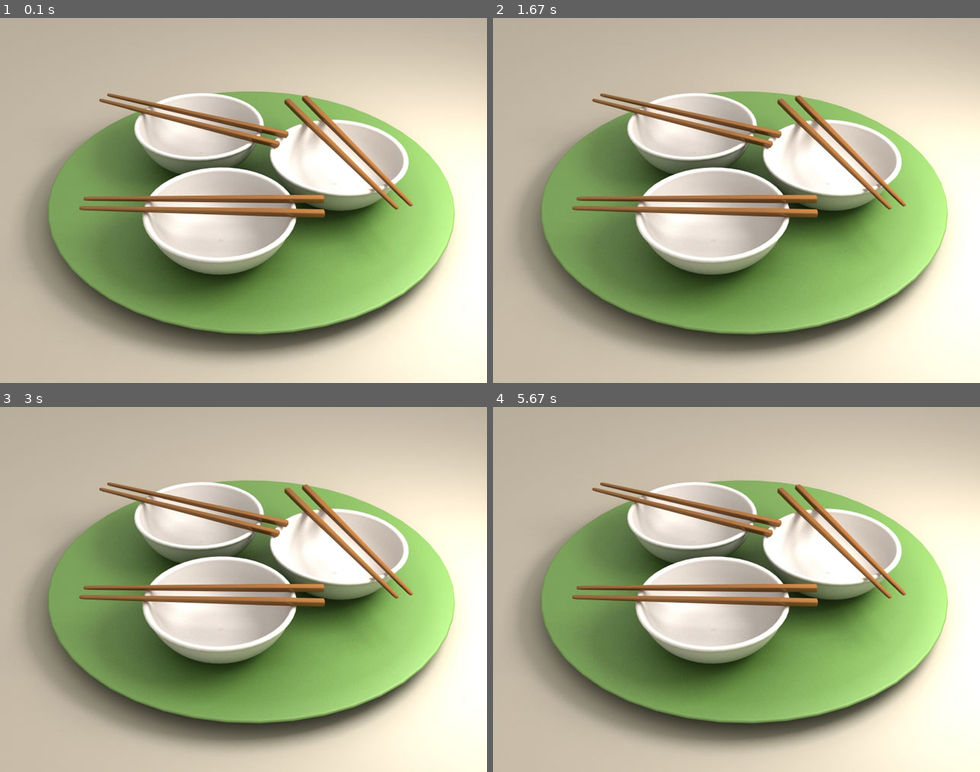
Above: before the commit, frames 1-4 (two rows, left to right).
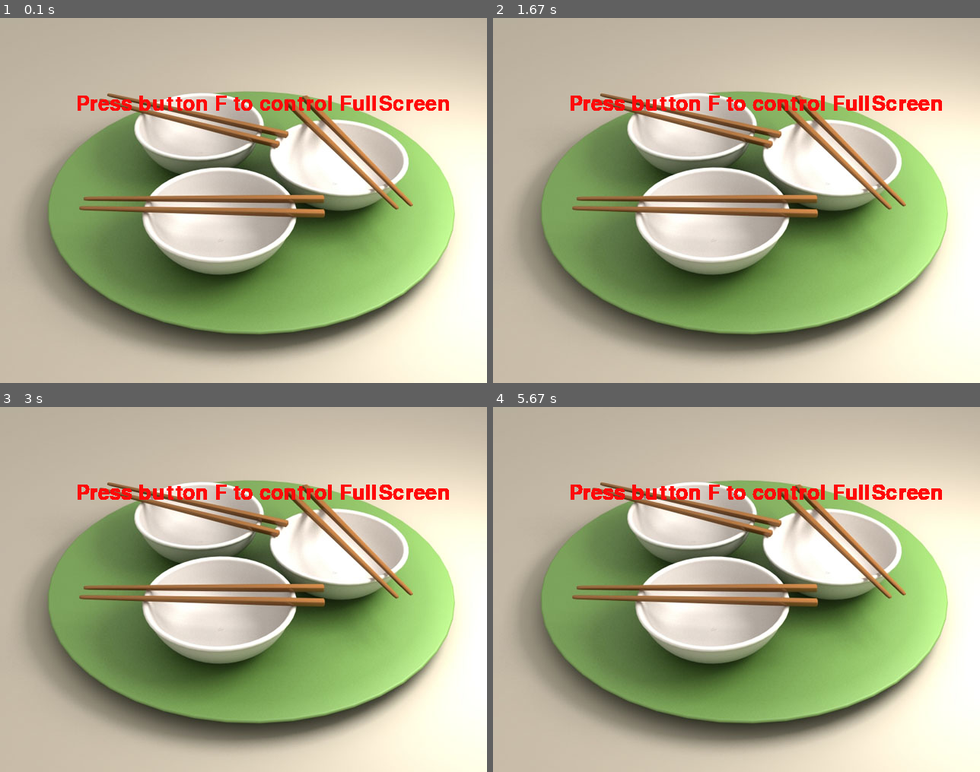
Above: after the commit, the same moments.

Repository: jellier/forPython2.7
Game: pygame game, started from TestDisplay.py
Two runs of this game, one before a commit and one after it. Both use one fixed random seed, a clock stepped at 60 frames per second and the inputs below.
Inputs:
- Up to frame 1 (0.1 s): no input
- Up to frame 2 (1.67 s): tap F at 0.33, 0.73, 1.03, 1.23, 1.57 s
- Up to frame 3 (3 s): tap F at 1.87, 2.07, 2.37, 2.63, 2.97 s; tap Space at 2.15 s
- Up to frame 4 (5.67 s): tap F at 3.27, 3.4, 3.8, 4.1, 4.47, 4.87, 5.17, 5.37 s; tap Space at 3.48, 4.95 s

The runs differ from the first frame. In frame 1, 1.4% of the frame differs, in the area x 15-93%, y 21-26%; in frame 2, 1.5%; in frame 3, 1.5%; in frame 4, 1.5%.

Commit message:
draw_color关于生成图像

Diff:
--- /dev/null
+++ b/Draw_colors.py
@@ -0,0 +1,93 @@
+# coding=utf-8
+import pygame
+from pygame.locals import *
+from sys import exit
+
+pygame.init()
+screen = pygame.display.set_mode((640, 480))
+
+# ===========生成一个所有颜色组合的图片 start============
+# # Surface 是Pygame 中用于表示图像的对象 Surface((width, height), flags=0, depth=0, masks=None)
+# all_colors = pygame.Surface((4096, 4096), depth=24)
+# # xrange() 函数用法与 range 完全相同，所不同的是生成的不是一个数组，而是一个生成器
+# for r in xrange(256):
+#     print r + 1, "out of 256"
+#     # & 按位与运算符：参与运算的两个值,如果两个相应位都为1,则该位的结果为1,否则为0
+#     x = (r & 15) * 256
+#     # >> 左移动运算符：运算数的各二进位全部左移若干位，由 << 右边的数字指定了移动的位数，高位丢弃，低位补0。
+#     y = (r >> 4) * 256
+#     for g in xrange(256):
+#         for b in xrange(256):
+#             # pygame.Surface.set_at()  —  设置一个像素的颜色值
+#             all_colors.set_at((x + g, y + b), (r, g, b))
+# pygame.image.save(all_colors, "allcolors.bmp")
+
+# ===========生成一个所有颜色组合的图片 end=========
+
+# =========三原色控制器 start=================
+
+
+# step1.画红、绿、蓝三个色块
+def creat_colorScale(height):
+    screen_width = screen.get_size()[0]
+    # ?
+    red_scale_surface = pygame.surface.Surface((screen_width, height))
+    green_scale_surface = pygame.surface.Surface((screen_width, height))
+    blue_scale_surface = pygame.surface.Surface((screen_width, height))
+    for x in range(screen_width):
+        # x 的值是从0-639，screen_width=640,在正常的数学计算中 x/640=0.***
+        # 但python中，两个整数相除会得到不带余数的整数，则0/640=0，所以要将其中一个数作为小数输入640.0
+        c = int((x / float(screen_width)) * 255.0)
+        # print ('x is %s, x/screen_width is %s'%(x, x/640.0))
+        red = (c, 0, 0)
+        green = (0, c, 0)
+        blue = (0, 0, c)
+
+        # pygame.Rect(left, top, width, height)
+        line_rect = Rect(x, 0, 1, height)
+
+        # pygame.draw.rect(surface, color, rect)
+        # ---- surface (Surface) -- surface to draw on
+        # ---- rect (Rect) -- rectangle to draw, position and dimensions
+        pygame.draw.rect(red_scale_surface, red, line_rect)
+        pygame.draw.rect(green_scale_surface, green, line_rect)
+        pygame.draw.rect(blue_scale_surface, blue, line_rect)
+    return red_scale_surface, green_scale_surface, blue_scale_surface
+
+
+# step2. 初始化常量
+red_scale, green_scale, blue_scale = creat_colorScale(80)
+color = [127, 127, 127]
+
+
+# step3. 画图
+while True:
+    for event in pygame.event.get():
+        if event.type == QUIT:
+            exit()
+
+    # step3.1 将画好的矩形显示在屏幕上
+    screen.fill((0, 0, 0))
+    screen.blit(red_scale, (0, 0))
+    screen.blit(green_scale, (0, 80))
+    screen.blit(blue_scale, (0, 160))
+    # 画下方色块，tuple() 函数将列表转换为元组
+    pygame.draw.rect(screen, tuple(color), (0, 240, 640, 240))
+
+    # step3.2 画颜色控制按钮
+    for component in range(3):
+        print((color[component] / 255.) * 639)
+        pos = (int((color[component] / 255.) * 639), component * 80 + 40)
+        pygame.draw.circle(screen, (255, 255, 255), pos, 20)
+
+    # step3.3 鼠标按下时，通过全局变量color更新下方色块颜色及标题
+    x, y = pygame.mouse.get_pos()
+    if pygame.mouse.get_pressed()[0]:
+        for component in range(3):
+            if y > component * 80 and y < (component + 1) * 80:
+                color[component] = int((x / 639.) * 255.)
+        pygame.display.set_caption("PyGame Color Test - " + str(tuple(color)))
+
+    pygame.display.update()
+
+# =========三原色控制器 end=================
--- /dev/null
+++ b/Draw_colors2.py
@@ -0,0 +1,42 @@
+#!/usr/bin/env python
+
+import pygame
+from pygame.locals import *
+from sys import exit
+
+pygame.init()
+screen = pygame.display.set_mode((640, 480), 0, 32)
+
+color1 = (221, 99, 20)
+color2 = (96, 130, 51)
+factor = 0.
+
+def blend_color(color1, color2, blend_factor):
+    r1, g1, b1 = color1
+    r2, g2, b2 = color2
+    r = r1 + (r2 - r1) * blend_factor
+    g = g1 + (g2 - g1) * blend_factor
+    b = b1 + (b2 - b1) * blend_factor
+    return int(r), int(g), int(b)
+
+while True:
+
+    for event in pygame.event.get():
+        if event.type == QUIT:
+            exit()
+
+    screen.fill((255,255,255))
+
+    tri = [ (0, 120), (639, 100), (639, 140) ]
+    pygame.draw.polygon(screen, (0, 255, 0), tri)
+    pygame.draw.circle(screen, (0, 0, 0), (int(factor * 639.0), 120), 10)
+
+    x, y = pygame.mouse.get_pos()
+    if pygame.mouse.get_pressed()[0]:
+        factor = x / 639.0
+        pygame.display.set_caption("Pygame Color Blend Test - %.3f" % factor)
+
+    color = blend_color(color1, color2 , factor)
+    pygame.draw.rect(screen, color, (0, 240, 640, 240))
+
+    pygame.display.update()
--- a/TestDisplay.py
+++ b/TestDisplay.py
@@ -1,4 +1,5 @@
 # coding=utf-8
+# 关于pygame.display的使用，如全屏和缩放
 import pygame
 from pygame.locals import *
 from sys import exit
@@ -8,41 +9,53 @@
 # 可以用如下代码获得您的机器支持的显示模式：
 print(pygame.display.list_modes())
 
-background_img = 'data/sushiplate.jpg'
+try:
+    background_img = 'data/sushiplate.jpg'
+    screen = pygame.display.set_mode([640, 480], RESIZABLE, 32)
+    background = pygame.image.load(background_img).convert()
 
-screen = pygame.display.set_mode([640, 480], RESIZABLE, 32)
-background = pygame.image.load(background_img).convert()
+    Fullscreen = False
+
+    while True:
+        for event in pygame.event.get():
+            if event.type == QUIT:
+                exit()
+            # 全屏
+            if event.type == KEYDOWN:
+                if event.key == K_f:
+                    Fullscreen = not Fullscreen
+                    if Fullscreen:
+                        screen = pygame.display.set_mode(
+                            [640, 480], FULLSCREEN, 32)
+                    else:
+                        screen = pygame.display.set_mode([640, 480], 0, 32)
+
+            # 窗口缩放
+            if event.type == VIDEORESIZE:
+                SCREEN_SIZE = event.size
+                screen = pygame.display.set_mode(SCREEN_SIZE, RESIZABLE)
+                screen_width, screen_height = SCREEN_SIZE
+                # 图片重新铺满窗口
+                for y in range(0, screen_height, background.get_height()):
+                    for x in range(0, screen_width, background.get_width()):
+                        screen.blit(background, (x, y))
+
+            # 将提示文字写到屏幕上
+            font = pygame.font.Font(None, 40)
+            text = font.render("Press button F to control FullScreen", 1, (255, 10, 10))
+            background.blit(text, (100, 100))
+
+            screen.blit(background, (0, 0))
+
+        pygame.display.update()
+
+except pygame.error as e:
+    print("%s"%e)
+    exit()
 
 
-Fullscreen = False
 
-while True:
-    for event in pygame.event.get():
-        if event.type == QUIT:
-            exit()
-        # 全屏
-        if event.type == KEYDOWN:
-            if event.key == K_f:
-                Fullscreen = not Fullscreen
-                if Fullscreen:
-                    screen = pygame.display.set_mode(
-                        [640, 480], FULLSCREEN, 32)
-                else:
-                    screen = pygame.display.set_mode([640, 480], 0, 32)
 
-        # 窗口缩放
-        if event.type == VIDEORESIZE:
-            SCREEN_SIZE = event.size
-            screen = pygame.display.set_mode(SCREEN_SIZE, RESIZABLE)
-            screen_width, screen_height = SCREEN_SIZE
-            # 图片重新铺满窗口
-            for y in range(0, screen_height, background.get_height()):
-                for x in range(0, screen_width, background.get_width()):
-                    screen.blit(background, (x, y))
-
-        screen.blit(background, (0, 0))
-
-    pygame.display.update()
 
 
 # set_mode(size=(0, 0), flags=0, depth=0, display=0)
--- a/TestFont.py
+++ b/TestFont.py
@@ -1,28 +1,33 @@
 # coding=utf-8
+
+# pygame提供了字体处理，但是对中文的支持貌似不是很好！
 import pygame
 import sys
 
 pygame.init()
 
 # print (pygame.font.get_default_font())
-# 系统需要X11 支持
+
+
+# pygame.font.SysFont从系统字体库创建一个 Font 对象，系统需要X11 支持
 # my_font = pygame.font.SysFont("arial", 16)
 
 
-# pygame对于字体的处理主要是pygame.font.Font()对象
+# pygame.font.Font()从一个字体文件创建一个 Font 对象，pygame对于字体的处理主要是使用Font对象
 # 绘制窗口
 screen = pygame.display.set_mode((600, 400), 0, 32)
 # 绘制背景
 background = pygame.Surface(screen.get_size())
 # 填充颜色
 background.fill(color=(255, 255, 23))
-# 创建字体对象
+# 创建字体对象   pygame.font.Font("***.ttf", 字号)
 font = pygame.font.Font(None, 56)
-# 文本与颜色
+# 文本与颜色   pygame.font.Font.render(显示的内容，是否开启抗锯齿，字体颜色，字体背景颜色[可选])
 text = font.render("I love Python", 1, (255, 10, 10))
 # 获取中心的坐标
 center = (background.get_width() / 2, background.get_height() / 2)
 # 获取设置后新的坐标区域
+# font也是一个surface对象！可以使用surface对象的方法,如get_rect()
 textpos = text.get_rect(center=center)
 
 while True:
@@ -37,6 +42,15 @@
 
 # 要注意一下层级关系，先将文字填充到背景层上，然后再将背景填充到屏幕上
 
+
+
+
+# 使用自定义的字体：pygame.font.Font('data\\font\\TORK____.ttf', 20)
+# 使用系统自带字体：pygame.font.SysFont("arial", 10)
+# 相对而言自定义的字体要好一点，因为在pygame打包的过程中，可以把自定义的字体打包进去这样就可以进行很好的移植；
+# 而系统自带的字体， 毕竟不是每个系统都有相应的字体，所以他的移植性不是很好，依赖性很大。
+
+
 # 函数：
 # pygame.font.init()  ——  初始化字体模块
 # pygame.font.quit()  ——  还原字体模块
@@ -46,11 +60,29 @@
 # pygame.font.match_font()  ——  在系统中搜索一种特殊的字体
 # pygame.font.SysFont()  ——  从系统字体库创建一个 Font 对象
 #
+
+
 # 类：
 # pygame.font.Font   ——  从一个字体文件创建一个 Font 对象
+#
+#方法：
+# pygame.font.Font.render()  ——  在一个新 Surface 对象上绘制文本
+# pygame.font.Font.size()  ——  确定多大的空间用于表示文本
+# pygame.font.Font.set_underline()  ——  控制文本是否用下划线渲染
+# pygame.font.Font.get_underline()  ——  检查文本是否绘制下划线
+# pygame.font.Font.set_bold()  ——  启动粗体字渲染
+# pygame.font.Font.get_bold()  ——  检查文本是否使用粗体渲染
+# pygame.font.Font.set_italic()  ——  启动斜体字渲染
+# pygame.font.Font.metrics()  ——  获取字符串参数每个字符的参数
+# pygame.font.Font.get_italic()  ——  检查文本是否使用斜体渲染
+# pygame.font.Font.get_linesize()  ——  获取字体文本的行高
+# pygame.font.Font.get_height()  ——  获取字体的高度
+# pygame.font.Font.get_ascent()  ——  获取字体顶端到基准线的距离
+# pygame.font.Font.get_descent()  ——  获取字体底端到基准线的距离
+
 
 # 参考：
-# https://www.pygame.org/docs/ref/font.html
-# https://blog.csdn.net/qq_41556318/article/details/86303502
-# https://blog.csdn.net/katyusha1/article/details/78357645
-# https://eyehere.net/2011/python-pygame-novice-professional-4/
+# 官方：https://www.pygame.org/docs/ref/font.html
+# font函数和方法详解：https://blog.csdn.net/qq_41556318/article/details/86303502
+# 本示例来源：https://blog.csdn.net/katyusha1/article/details/78357645
+# 另一个解释很清晰的示例：https://eyehere.net/2011/python-pygame-novice-professional-4/
Not shown, changed: README.md
